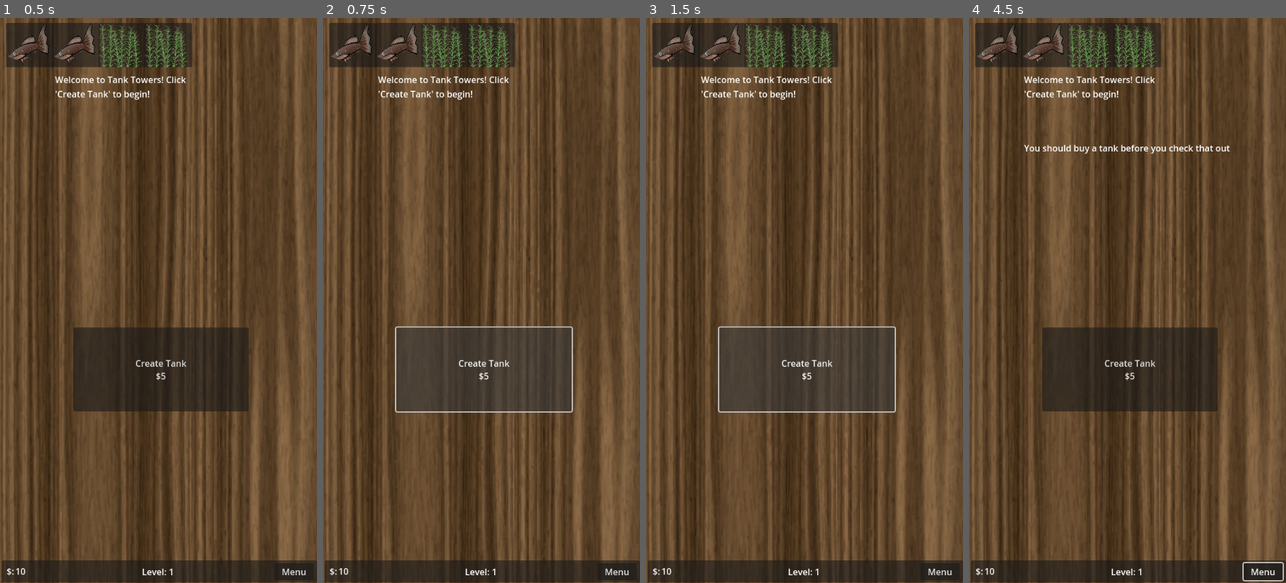
Above: before the commit, frames 1-4 (left to right).
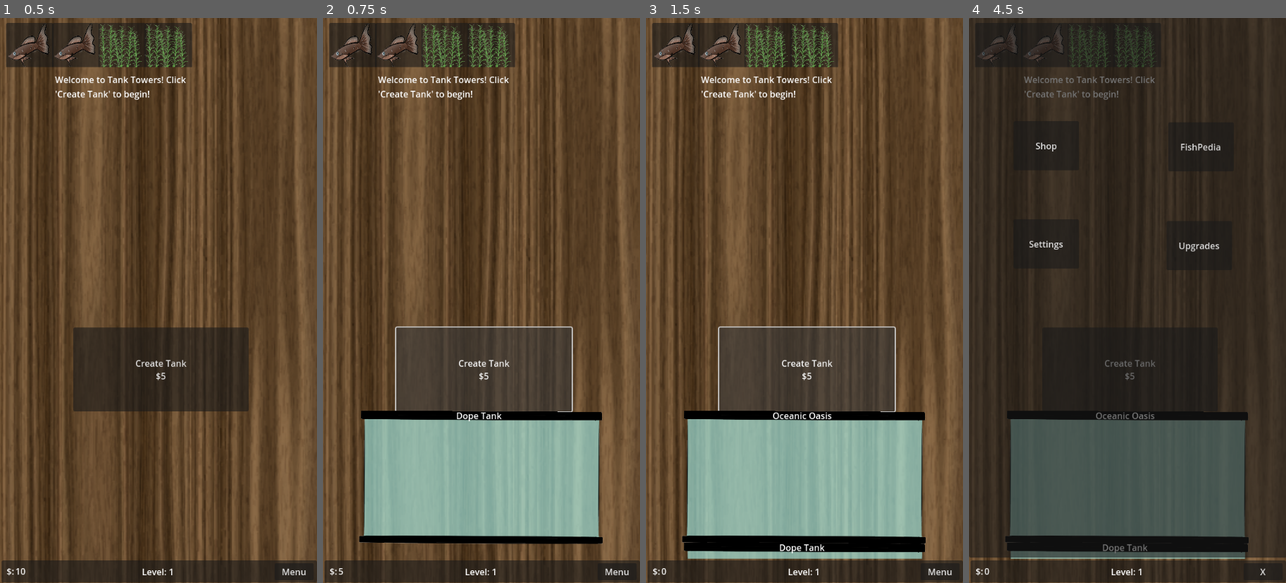
Above: after the commit, the same moments.

Repository: bugloves2code/Offishal
Game: Godot game, scene res://scenes/Main.tscn
Two runs of this game, one before a commit and one after it. Both use one fixed random seed, a clock stepped at 60 frames per second and the inputs below. The engine's default icon, where the game draws it, is replaced by a stand-in: a white triangle on a blue panel in a dark square.
Inputs (mouse positions are in pixels of both pictures, inside the frame that each line leads up to):
- Up to frame 1 (0.5 s): no input
- Up to frame 2 (0.75 s): click "Create Tank $5" at 0.5 s
- Up to frame 3 (1.5 s): click "Create Tank $5" at 1.25 s
- Up to frame 4 (4.5 s): click "Create Tank $5" at 2 s; click "Menu" at 2.75 s; click (1045, 147) at 3.5 s, where only the run after the commit has a clickable "Shop"; click (1000, 74) at 4.25 s, where only the run after the commit has a clickable "<-"

Frame 1 is identical in both runs. In frame 2, 17% of the frame differs, in the area x 4-89%, y 69-99%; in frame 3, 20%; in frame 4, 83%, in the area x 0-100%, y 0-100%.
Error before the commit: Parse Error: Class "Tank" hides a global script class. (res://scripts/Tank.gd:11)

Commit message:
Fish Clickable

Diff:
--- a/TankTowers/tank-towers/project.godot
+++ b/TankTowers/tank-towers/project.godot
@@ -12,7 +12,7 @@
 
 config/name="Tank Towers"
 run/main_scene="res://scenes/Main.tscn"
-config/features=PackedStringArray("4.3", "Mobile")
+config/features=PackedStringArray("4.4", "Mobile")
 config/icon="res://icon.svg"
 
 [autoload]
--- a/TankTowers/tank-towers/scenes/Fish.tscn
+++ b/TankTowers/tank-towers/scenes/Fish.tscn
@@ -21,4 +21,11 @@
 [node name="CollisionShape2D" type="CollisionShape2D" parent="."]
 shape = SubResource("CircleShape2D_newn4")
 
+[node name="Control" type="Control" parent="."]
+layout_mode = 3
+anchors_preset = 0
+offset_right = 40.0
+offset_bottom = 40.0
+
 [connection signal="input_event" from="." to="." method="_on_input_event"]
+[connection signal="gui_input" from="Control" to="." method="_on_control_gui_input"]
--- a/TankTowers/tank-towers/scripts/Fish.gd
+++ b/TankTowers/tank-towers/scripts/Fish.gd
@@ -50,5 +50,8 @@
 	super._process(delta)
 
 
-func _on_input_event(viewport: Node, event: InputEvent, shape_idx: int) -> void:
-	print("Click")
+func _on_control_gui_input(event: InputEvent) -> void:
+	if event is InputEventMouseButton:
+		var mouse_event := event as InputEventMouseButton
+		if mouse_event.button_index == MOUSE_BUTTON_LEFT and mouse_event.pressed:
+			print("FISH CLICKED")
Not shown, added: TankTowers/tank-towers/assets/TankShader.gdshader.uid
Not shown: 1 places in TankTowers/tank-towers/scenes/DragDrop.tscn that only renumber resources
Not shown: 1 places in TankTowers/tank-towers/scenes/Fish.tscn that only renumber resources
Not shown, added: TankTowers/tank-towers/scenes/Tank.gdshader.uid
Not shown: 1 places in TankTowers/tank-towers/scenes/Tank.tscn that only renumber resources
Not shown, added: TankTowers/tank-towers/scripts/DragDrop.gd.uid
Not shown, added: TankTowers/tank-towers/scripts/Fish.gd.uid
Not shown, added: TankTowers/tank-towers/scripts/MarineLife.gd.uid
Not shown, added: TankTowers/tank-towers/scripts/MusicPlayer.gd.uid
Not shown, added: TankTowers/tank-towers/scripts/Notifier.gd.uid
Not shown, added: TankTowers/tank-towers/scripts/PhysicsObject.gd.uid
Not shown, added: TankTowers/tank-towers/scripts/Plant.gd.uid
(and 12 more such lines)
